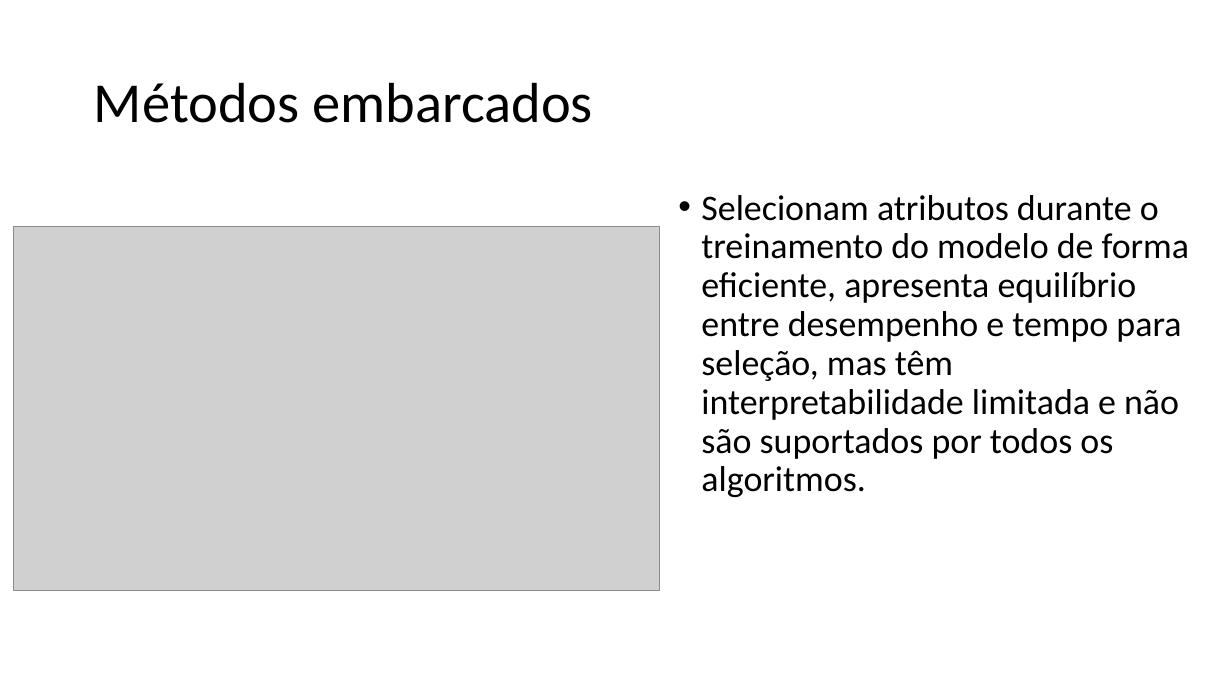
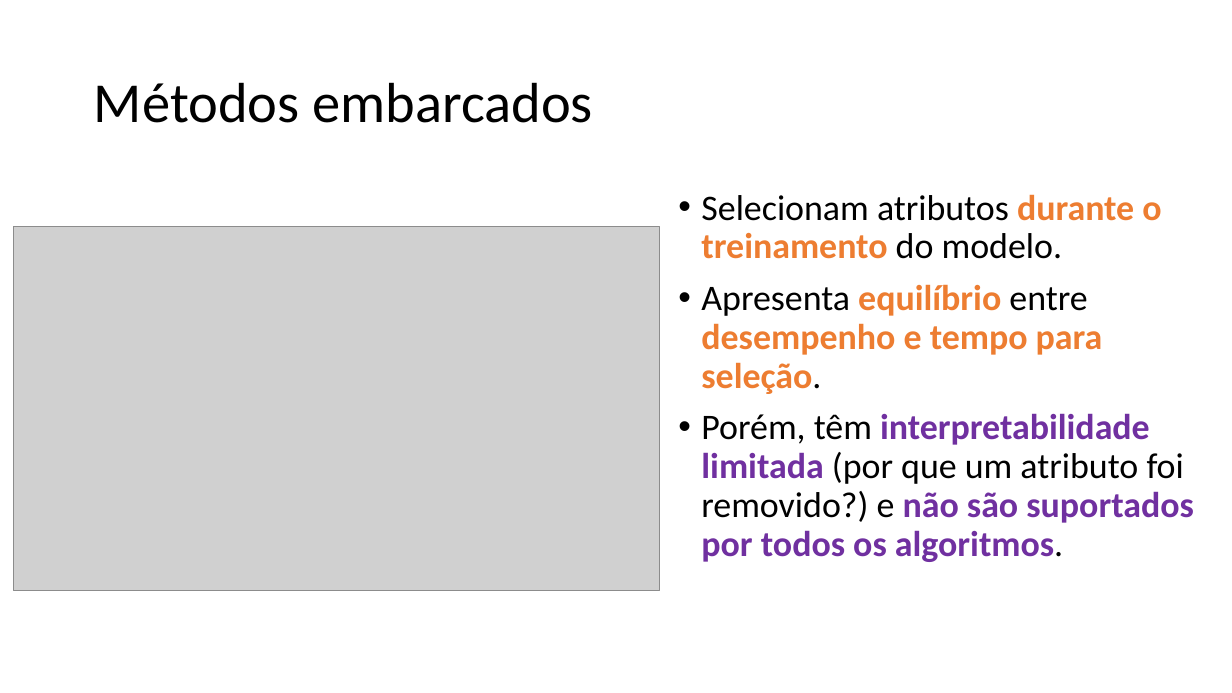
Before and after one commit to zz4fap/c24_inteligencia_artificial, a slide deck: slide 46 of slides/C24_Transformações.pptx (slide 44 before the commit). Drawn at 1232x693 pixels with LibreOffice and Linux fonts; fonts in the diff are those of the drawing; grey boxes stand for pictures. Boxes give left, top, right and bottom in pixels: in the first picture for what was removed or moved away, otherwise in the second. Text is boxed around its words. In the diff, an @@ line names an element or a change of style, - is before the commit and + after.

```diff
--- a/slides/C24_Transformações.pptx
+++ b/slides/C24_Transformações.pptx
@@ text at [701,194,1194,562]: text changed; bold on @@
-• Selecionam atributos durante o treinamento do modelo de forma eficiente, apresenta equilíbrio entre desempenho e tempo para seleção, mas têm interpretabilidade limitada e não são suportados por todos os algoritmos.
+• Selecionam atributos durante o treinamento do modelo.
+• Apresenta equilíbrio entre desempenho e tempo para seleção.
+• Porém, têm interpretabilidade limitada (por que um atributo foi removido?) e não são suportados por todos os algoritmos.
```
Also in this commit, not shown: 35 other slides changed, 5 slides added, 2 slides removed, 5 other files.
